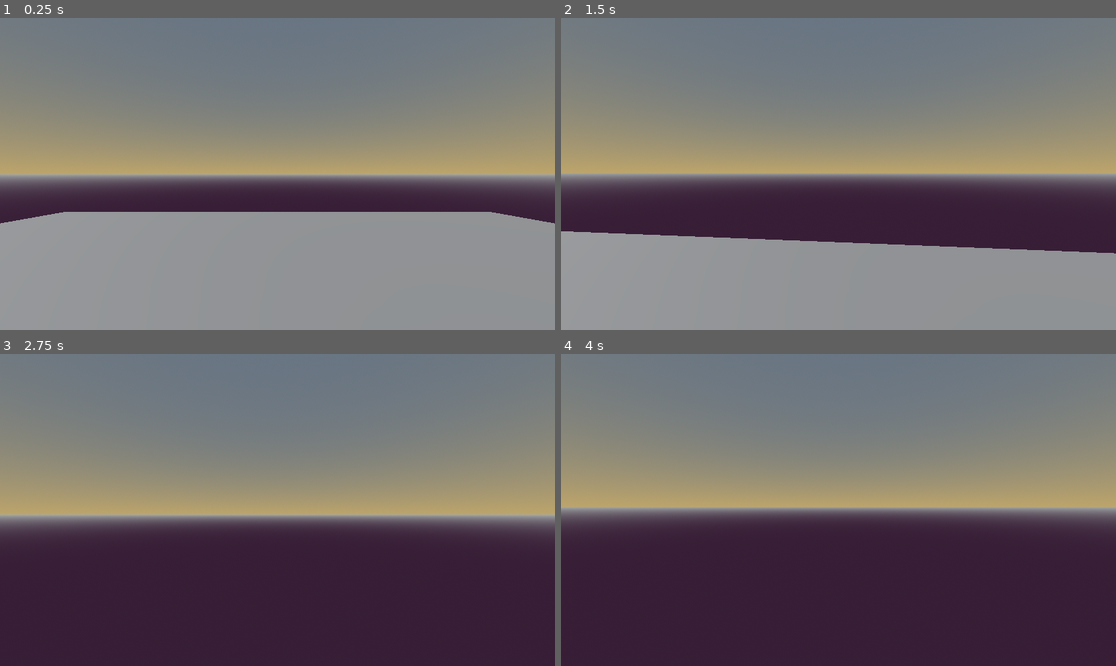
Above: before the commit, frames 1-4 (two rows, left to right).
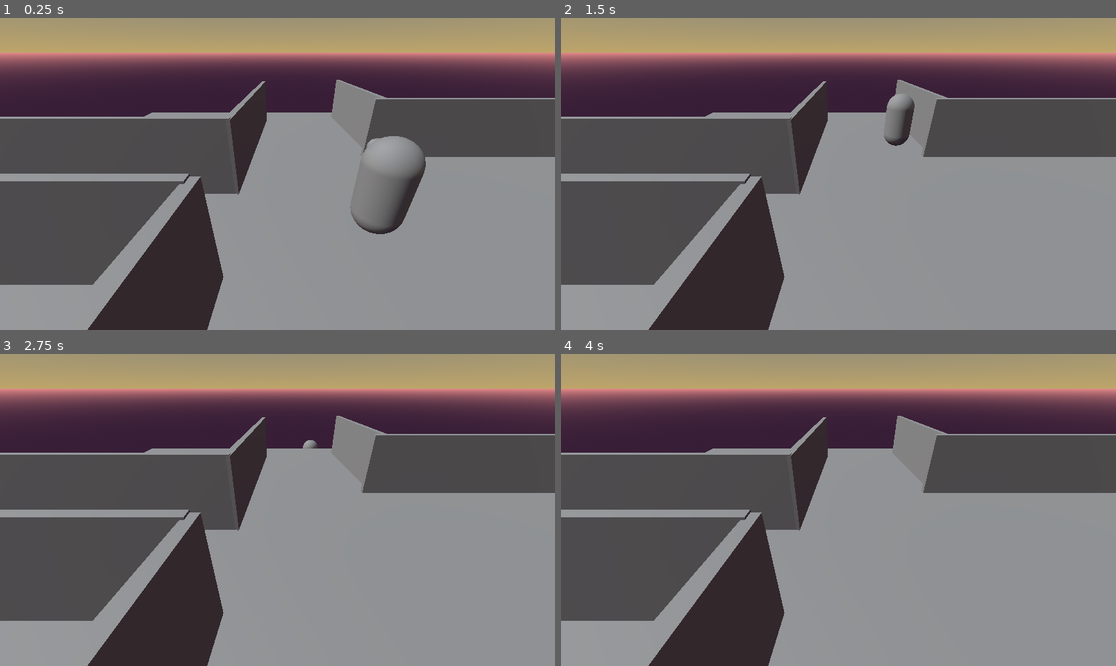
Above: after the commit, the same moments.

Repository: Benedict2133/Deathless-side-game
Game: Godot game, scene res://Scenes/main.tscn
Same seed, same stepped clock (60 frames per second), same inputs: the game is played once before the commit and once after it. Before the commit the project has no main scene; this scene is started directly in both runs.
Inputs (mouse positions are in pixels of both pictures, inside the frame that each line leads up to):
- Up to frame 1 (0.25 s): no input
- Up to frame 2 (1.5 s): tap Enter (ui_accept) at 0.5, 0.77 s; move the mouse to (866, 174) at 0.52 s; hold W (move_forward) from 0.53 s (still down); move the mouse to (810, 174) at 1.27 s
- Up to frame 3 (2.75 s): keep holding W (move_forward); tap Enter (ui_accept) at 1.52 s; move the mouse to (288, 503) at 2.02 s
- Up to frame 4 (4 s): keep holding W (move_forward); move the mouse to (832, 516) at 2.77 s; tap Enter (ui_accept) at 3.02, 3.5, 3.77 s; move the mouse to (877, 513) at 3.52 s

The runs differ from the first frame. In frame 1, 70% of the frame differs, in the area x 0-100%, y 0-100%; in frame 2, 76%; in frame 3, 91%; in frame 4, 91%.
Error after the commit: Invalid assignment of property or key 'current' with value of type 'bool' on a base object of type 'null instance'. (res://Player/player.gd:11)

Commit message:
updated level and camera

Diff:
--- /dev/null
+++ b/Scenes/Area.tscn
@@ -0,0 +1,106 @@
+[gd_scene load_steps=12 format=3 uid="uid://c4e6vdl8uy0lv"]
+
+[sub_resource type="PlaneMesh" id="PlaneMesh_ik5og"]
+
+[sub_resource type="ConcavePolygonShape3D" id="ConcavePolygonShape3D_nvnu3"]
+data = PackedVector3Array(1, 0, 1, -1, 0, 1, 1, 0, -1, -1, 0, 1, -1, 0, -1, 1, 0, -1)
+
+[sub_resource type="BoxMesh" id="BoxMesh_86k1h"]
+
+[sub_resource type="ConcavePolygonShape3D" id="ConcavePolygonShape3D_2l07f"]
+data = PackedVector3Array(-0.5, 0.5, 0.5, 0.5, 0.5, 0.5, -0.5, -0.5, 0.5, 0.5, 0.5, 0.5, 0.5, -0.5, 0.5, -0.5, -0.5, 0.5, 0.5, 0.5, -0.5, -0.5, 0.5, -0.5, 0.5, -0.5, -0.5, -0.5, 0.5, -0.5, -0.5, -0.5, -0.5, 0.5, -0.5, -0.5, 0.5, 0.5, 0.5, 0.5, 0.5, -0.5, 0.5, -0.5, 0.5, 0.5, 0.5, -0.5, 0.5, -0.5, -0.5, 0.5, -0.5, 0.5, -0.5, 0.5, -0.5, -0.5, 0.5, 0.5, -0.5, -0.5, -0.5, -0.5, 0.5, 0.5, -0.5, -0.5, 0.5, -0.5, -0.5, -0.5, 0.5, 0.5, 0.5, -0.5, 0.5, 0.5, 0.5, 0.5, -0.5, -0.5, 0.5, 0.5, -0.5, 0.5, -0.5, 0.5, 0.5, -0.5, -0.5, -0.5, 0.5, 0.5, -0.5, 0.5, -0.5, -0.5, -0.5, 0.5, -0.5, 0.5, 0.5, -0.5, -0.5, -0.5, -0.5, -0.5)
+
+[sub_resource type="ConcavePolygonShape3D" id="ConcavePolygonShape3D_ft1dx"]
+data = PackedVector3Array(-0.5, 0.5, 0.5, 0.5, 0.5, 0.5, -0.5, -0.5, 0.5, 0.5, 0.5, 0.5, 0.5, -0.5, 0.5, -0.5, -0.5, 0.5, 0.5, 0.5, -0.5, -0.5, 0.5, -0.5, 0.5, -0.5, -0.5, -0.5, 0.5, -0.5, -0.5, -0.5, -0.5, 0.5, -0.5, -0.5, 0.5, 0.5, 0.5, 0.5, 0.5, -0.5, 0.5, -0.5, 0.5, 0.5, 0.5, -0.5, 0.5, -0.5, -0.5, 0.5, -0.5, 0.5, -0.5, 0.5, -0.5, -0.5, 0.5, 0.5, -0.5, -0.5, -0.5, -0.5, 0.5, 0.5, -0.5, -0.5, 0.5, -0.5, -0.5, -0.5, 0.5, 0.5, 0.5, -0.5, 0.5, 0.5, 0.5, 0.5, -0.5, -0.5, 0.5, 0.5, -0.5, 0.5, -0.5, 0.5, 0.5, -0.5, -0.5, -0.5, 0.5, 0.5, -0.5, 0.5, -0.5, -0.5, -0.5, 0.5, -0.5, 0.5, 0.5, -0.5, -0.5, -0.5, -0.5, -0.5)
+
+[sub_resource type="ConcavePolygonShape3D" id="ConcavePolygonShape3D_aesbc"]
+data = PackedVector3Array(-0.5, 0.5, 0.5, 0.5, 0.5, 0.5, -0.5, -0.5, 0.5, 0.5, 0.5, 0.5, 0.5, -0.5, 0.5, -0.5, -0.5, 0.5, 0.5, 0.5, -0.5, -0.5, 0.5, -0.5, 0.5, -0.5, -0.5, -0.5, 0.5, -0.5, -0.5, -0.5, -0.5, 0.5, -0.5, -0.5, 0.5, 0.5, 0.5, 0.5, 0.5, -0.5, 0.5, -0.5, 0.5, 0.5, 0.5, -0.5, 0.5, -0.5, -0.5, 0.5, -0.5, 0.5, -0.5, 0.5, -0.5, -0.5, 0.5, 0.5, -0.5, -0.5, -0.5, -0.5, 0.5, 0.5, -0.5, -0.5, 0.5, -0.5, -0.5, -0.5, 0.5, 0.5, 0.5, -0.5, 0.5, 0.5, 0.5, 0.5, -0.5, -0.5, 0.5, 0.5, -0.5, 0.5, -0.5, 0.5, 0.5, -0.5, -0.5, -0.5, 0.5, 0.5, -0.5, 0.5, -0.5, -0.5, -0.5, 0.5, -0.5, 0.5, 0.5, -0.5, -0.5, -0.5, -0.5, -0.5)
+
+[sub_resource type="ConcavePolygonShape3D" id="ConcavePolygonShape3D_86k1h"]
+data = PackedVector3Array(-0.5, 0.5, 0.5, 0.5, 0.5, 0.5, -0.5, -0.5, 0.5, 0.5, 0.5, 0.5, 0.5, -0.5, 0.5, -0.5, -0.5, 0.5, 0.5, 0.5, -0.5, -0.5, 0.5, -0.5, 0.5, -0.5, -0.5, -0.5, 0.5, -0.5, -0.5, -0.5, -0.5, 0.5, -0.5, -0.5, 0.5, 0.5, 0.5, 0.5, 0.5, -0.5, 0.5, -0.5, 0.5, 0.5, 0.5, -0.5, 0.5, -0.5, -0.5, 0.5, -0.5, 0.5, -0.5, 0.5, -0.5, -0.5, 0.5, 0.5, -0.5, -0.5, -0.5, -0.5, 0.5, 0.5, -0.5, -0.5, 0.5, -0.5, -0.5, -0.5, 0.5, 0.5, 0.5, -0.5, 0.5, 0.5, 0.5, 0.5, -0.5, -0.5, 0.5, 0.5, -0.5, 0.5, -0.5, 0.5, 0.5, -0.5, -0.5, -0.5, 0.5, 0.5, -0.5, 0.5, -0.5, -0.5, -0.5, 0.5, -0.5, 0.5, 0.5, -0.5, -0.5, -0.5, -0.5, -0.5)
+
+[sub_resource type="ConcavePolygonShape3D" id="ConcavePolygonShape3D_38yvj"]
+data = PackedVector3Array(-0.5, 0.5, 0.5, 0.5, 0.5, 0.5, -0.5, -0.5, 0.5, 0.5, 0.5, 0.5, 0.5, -0.5, 0.5, -0.5, -0.5, 0.5, 0.5, 0.5, -0.5, -0.5, 0.5, -0.5, 0.5, -0.5, -0.5, -0.5, 0.5, -0.5, -0.5, -0.5, -0.5, 0.5, -0.5, -0.5, 0.5, 0.5, 0.5, 0.5, 0.5, -0.5, 0.5, -0.5, 0.5, 0.5, 0.5, -0.5, 0.5, -0.5, -0.5, 0.5, -0.5, 0.5, -0.5, 0.5, -0.5, -0.5, 0.5, 0.5, -0.5, -0.5, -0.5, -0.5, 0.5, 0.5, -0.5, -0.5, 0.5, -0.5, -0.5, -0.5, 0.5, 0.5, 0.5, -0.5, 0.5, 0.5, 0.5, 0.5, -0.5, -0.5, 0.5, 0.5, -0.5, 0.5, -0.5, 0.5, 0.5, -0.5, -0.5, -0.5, 0.5, 0.5, -0.5, 0.5, -0.5, -0.5, -0.5, 0.5, -0.5, 0.5, 0.5, -0.5, -0.5, -0.5, -0.5, -0.5)
+
+[sub_resource type="ConcavePolygonShape3D" id="ConcavePolygonShape3D_s1y8w"]
+data = PackedVector3Array(-0.5, 0.5, 0.5, 0.5, 0.5, 0.5, -0.5, -0.5, 0.5, 0.5, 0.5, 0.5, 0.5, -0.5, 0.5, -0.5, -0.5, 0.5, 0.5, 0.5, -0.5, -0.5, 0.5, -0.5, 0.5, -0.5, -0.5, -0.5, 0.5, -0.5, -0.5, -0.5, -0.5, 0.5, -0.5, -0.5, 0.5, 0.5, 0.5, 0.5, 0.5, -0.5, 0.5, -0.5, 0.5, 0.5, 0.5, -0.5, 0.5, -0.5, -0.5, 0.5, -0.5, 0.5, -0.5, 0.5, -0.5, -0.5, 0.5, 0.5, -0.5, -0.5, -0.5, -0.5, 0.5, 0.5, -0.5, -0.5, 0.5, -0.5, -0.5, -0.5, 0.5, 0.5, 0.5, -0.5, 0.5, 0.5, 0.5, 0.5, -0.5, -0.5, 0.5, 0.5, -0.5, 0.5, -0.5, 0.5, 0.5, -0.5, -0.5, -0.5, 0.5, 0.5, -0.5, 0.5, -0.5, -0.5, -0.5, 0.5, -0.5, 0.5, 0.5, -0.5, -0.5, -0.5, -0.5, -0.5)
+
+[sub_resource type="ConcavePolygonShape3D" id="ConcavePolygonShape3D_pdfy4"]
+data = PackedVector3Array(-0.5, 0.5, 0.5, 0.5, 0.5, 0.5, -0.5, -0.5, 0.5, 0.5, 0.5, 0.5, 0.5, -0.5, 0.5, -0.5, -0.5, 0.5, 0.5, 0.5, -0.5, -0.5, 0.5, -0.5, 0.5, -0.5, -0.5, -0.5, 0.5, -0.5, -0.5, -0.5, -0.5, 0.5, -0.5, -0.5, 0.5, 0.5, 0.5, 0.5, 0.5, -0.5, 0.5, -0.5, 0.5, 0.5, 0.5, -0.5, 0.5, -0.5, -0.5, 0.5, -0.5, 0.5, -0.5, 0.5, -0.5, -0.5, 0.5, 0.5, -0.5, -0.5, -0.5, -0.5, 0.5, 0.5, -0.5, -0.5, 0.5, -0.5, -0.5, -0.5, 0.5, 0.5, 0.5, -0.5, 0.5, 0.5, 0.5, 0.5, -0.5, -0.5, 0.5, 0.5, -0.5, 0.5, -0.5, 0.5, 0.5, -0.5, -0.5, -0.5, 0.5, 0.5, -0.5, 0.5, -0.5, -0.5, -0.5, 0.5, -0.5, 0.5, 0.5, -0.5, -0.5, -0.5, -0.5, -0.5)
+
+[sub_resource type="ConcavePolygonShape3D" id="ConcavePolygonShape3D_m1qa1"]
+data = PackedVector3Array(-0.5, 0.5, 0.5, 0.5, 0.5, 0.5, -0.5, -0.5, 0.5, 0.5, 0.5, 0.5, 0.5, -0.5, 0.5, -0.5, -0.5, 0.5, 0.5, 0.5, -0.5, -0.5, 0.5, -0.5, 0.5, -0.5, -0.5, -0.5, 0.5, -0.5, -0.5, -0.5, -0.5, 0.5, -0.5, -0.5, 0.5, 0.5, 0.5, 0.5, 0.5, -0.5, 0.5, -0.5, 0.5, 0.5, 0.5, -0.5, 0.5, -0.5, -0.5, 0.5, -0.5, 0.5, -0.5, 0.5, -0.5, -0.5, 0.5, 0.5, -0.5, -0.5, -0.5, -0.5, 0.5, 0.5, -0.5, -0.5, 0.5, -0.5, -0.5, -0.5, 0.5, 0.5, 0.5, -0.5, 0.5, 0.5, 0.5, 0.5, -0.5, -0.5, 0.5, 0.5, -0.5, 0.5, -0.5, 0.5, 0.5, -0.5, -0.5, -0.5, 0.5, 0.5, -0.5, 0.5, -0.5, -0.5, -0.5, 0.5, -0.5, 0.5, 0.5, -0.5, -0.5, -0.5, -0.5, -0.5)
+
+[node name="Area" type="StaticBody3D"]
+
+[node name="MeshInstance3D" type="MeshInstance3D" parent="."]
+transform = Transform3D(10, 0, 0, 0, 10, 0, 0, 0, 10, 0, 0, 0)
+mesh = SubResource("PlaneMesh_ik5og")
+
+[node name="CollisionShape3D" type="CollisionShape3D" parent="."]
+transform = Transform3D(5, 0, 0, 0, 5, 0, 0, 0, 5, 0, 0, 0)
+shape = SubResource("ConcavePolygonShape3D_nvnu3")
+
+[node name="Walls" type="MeshInstance3D" parent="."]
+transform = Transform3D(6.88277, 0, 0, 0, 2, 0, 0, 0, 0.177734, -6.49741, 1.05361, -1.32152)
+mesh = SubResource("BoxMesh_86k1h")
+
+[node name="CollisionShape3D2" type="CollisionShape3D" parent="."]
+transform = Transform3D(6.88277, 0, 0, 0, 2, 0, 0, 0, 0.177734, -6.49741, 1.05361, -1.32152)
+shape = SubResource("ConcavePolygonShape3D_2l07f")
+
+[node name="Walls2" type="MeshInstance3D" parent="."]
+transform = Transform3D(6.88277, 0, 0, 0, 2, 0, 0, 0, 0.177734, -6.49741, 1.05361, 1.16848)
+mesh = SubResource("BoxMesh_86k1h")
+
+[node name="CollisionShape3D3" type="CollisionShape3D" parent="."]
+transform = Transform3D(6.88277, 0, 0, 0, 2, 0, 0, 0, 0.177734, -6.49741, 1.05361, 1.16848)
+shape = SubResource("ConcavePolygonShape3D_ft1dx")
+
+[node name="Walls3" type="MeshInstance3D" parent="."]
+transform = Transform3D(0.432293, 0, 0.177383, 0, 2, 0, -6.86918, 0, 0.0111631, -3.22571, 1.02216, 4.53175)
+mesh = SubResource("BoxMesh_86k1h")
+
+[node name="CollisionShape3D4" type="CollisionShape3D" parent="."]
+transform = Transform3D(0.432293, 0, 0.177383, 0, 2, 0, -6.86918, 0, 0.0111631, -3.23492, 1.03521, 4.56453)
+shape = SubResource("ConcavePolygonShape3D_aesbc")
+
+[node name="Walls4" type="MeshInstance3D" parent="."]
+transform = Transform3D(0.432293, 0, 0.177383, 0, 2, 0, -6.86918, 0, 0.0111631, -2.90929, 1.03521, -4.66671)
+mesh = SubResource("BoxMesh_86k1h")
+
+[node name="CollisionShape3D9" type="CollisionShape3D" parent="."]
+transform = Transform3D(0.432293, 0, 0.177383, 0, 2, 0, -6.86918, 0, 0.0111631, -2.90929, 1.03521, -4.66671)
+shape = SubResource("ConcavePolygonShape3D_86k1h")
+
+[node name="Walls5" type="MeshInstance3D" parent="."]
+transform = Transform3D(8.65495, 0, 0, 0, 2, 0, 0, 0, 0.177734, 5.37719, 1.05361, 4.15982)
+mesh = SubResource("BoxMesh_86k1h")
+
+[node name="CollisionShape3D8" type="CollisionShape3D" parent="."]
+transform = Transform3D(8.65495, 0, 0, 0, 2, 0, 0, 0, 0.177734, 5.37719, 1.05361, 4.15982)
+shape = SubResource("ConcavePolygonShape3D_38yvj")
+
+[node name="Walls6" type="MeshInstance3D" parent="."]
+transform = Transform3D(8.65495, 0, 0, 0, 2, 0, 0, 0, 0.177734, 5.37719, 1.05361, -3.52073)
+mesh = SubResource("BoxMesh_86k1h")
+
+[node name="CollisionShape3D7" type="CollisionShape3D" parent="."]
+transform = Transform3D(8.65495, 0, 0, 0, 2, 0, 0, 0, 0.177734, 5.37719, 1.05361, -3.52073)
+shape = SubResource("ConcavePolygonShape3D_s1y8w")
+
+[node name="Walls7" type="MeshInstance3D" parent="."]
+transform = Transform3D(-0.239242, 0, 0.175879, 0, 2, 0, -5.3012, 0, -0.00793738, 1.37286, 1.02216, 6.88157)
+mesh = SubResource("BoxMesh_86k1h")
+
+[node name="CollisionShape3D6" type="CollisionShape3D" parent="."]
+transform = Transform3D(-0.239242, 0, 0.175879, 0, 2, 0, -5.3012, 0, -0.00793738, 1.37286, 1.02216, 6.88157)
+shape = SubResource("ConcavePolygonShape3D_pdfy4")
+
+[node name="Walls8" type="MeshInstance3D" parent="."]
+transform = Transform3D(-0.239242, 0, 0.175879, 0, 2, 0, -5.3012, 0, -0.00793738, 1.37286, 1.02216, -6.18159)
+mesh = SubResource("BoxMesh_86k1h")
+
+[node name="CollisionShape3D5" type="CollisionShape3D" parent="."]
+transform = Transform3D(-0.239242, 0, 0.175879, 0, 2, 0, -5.3012, 0, -0.00793738, 1.37286, 1.02216, -6.18159)
+shape = SubResource("ConcavePolygonShape3D_m1qa1")
--- a/Scenes/Player.tscn
+++ b/Scenes/Player.tscn
@@ -17,9 +17,6 @@
 [node name="CollisionShape3D" type="CollisionShape3D" parent="."]
 shape = SubResource("CapsuleShape3D_rpqav")
 
-[node name="Camera3D" type="Camera3D" parent="."]
-transform = Transform3D(1, 0, 0, 0, 1, 0, 0, 0, 1, 0, 0.690154, -0.382726)
-
 [node name="Eyes" type="MeshInstance3D" parent="."]
 transform = Transform3D(-1.468e-08, -0.283936, 0, 0.335838, -1.24113e-08, 0, 0, 0, 0.279642, 0, 0.642559, -0.443104)
 mesh = SubResource("CapsuleMesh_rpqav")
--- a/Scenes/floor.tscn
+++ /dev/null
@@ -1,16 +0,0 @@
-[gd_scene load_steps=3 format=3 uid="uid://c4e6vdl8uy0lv"]
-
-[sub_resource type="PlaneMesh" id="PlaneMesh_ik5og"]
-
-[sub_resource type="ConcavePolygonShape3D" id="ConcavePolygonShape3D_nvnu3"]
-data = PackedVector3Array(1, 0, 1, -1, 0, 1, 1, 0, -1, -1, 0, 1, -1, 0, -1, 1, 0, -1)
-
-[node name="Floor" type="StaticBody3D"]
-
-[node name="MeshInstance3D" type="MeshInstance3D" parent="."]
-transform = Transform3D(10, 0, 0, 0, 10, 0, 0, 0, 10, 0, 0, 0)
-mesh = SubResource("PlaneMesh_ik5og")
-
-[node name="CollisionShape3D" type="CollisionShape3D" parent="."]
-transform = Transform3D(5, 0, 0, 0, 5, 0, 0, 0, 5, 0, 0, 0)
-shape = SubResource("ConcavePolygonShape3D_nvnu3")
--- a/Scenes/main.tscn
+++ b/Scenes/main.tscn
@@ -1,13 +1,13 @@
 [gd_scene load_steps=6 format=3 uid="uid://tlxycds4hmye"]
 
 [ext_resource type="PackedScene" uid="uid://bma3tj1p4l4sy" path="res://Scenes/Player.tscn" id="1_bo1nx"]
-[ext_resource type="PackedScene" uid="uid://c4e6vdl8uy0lv" path="res://Scenes/floor.tscn" id="2_8gbba"]
+[ext_resource type="PackedScene" uid="uid://c4e6vdl8uy0lv" path="res://Scenes/Area.tscn" id="2_8gbba"]
 
 [sub_resource type="ProceduralSkyMaterial" id="ProceduralSkyMaterial_jjvhh"]
 sky_top_color = Color(0.402617, 0.454328, 0.514947, 1)
 sky_horizon_color = Color(0.742445, 0.64436, 0.41429, 1)
 ground_bottom_color = Color(0.219608, 0.12549, 0.215686, 1)
-ground_horizon_color = Color(0.647059, 0.67451, 0.670588, 1)
+ground_horizon_color = Color(0.91666, 0.549486, 0.544976, 1)
 
 [sub_resource type="Sky" id="Sky_kry3j"]
 sky_material = SubResource("ProceduralSkyMaterial_jjvhh")
@@ -23,7 +23,7 @@
 
 [node name="Level" type="Node3D" parent="."]
 
-[node name="Floor" parent="Level" instance=ExtResource("2_8gbba")]
+[node name="Area" parent="Level" instance=ExtResource("2_8gbba")]
 
 [node name="Environment" type="Node3D" parent="."]
 
@@ -32,3 +32,6 @@
 
 [node name="DirectionalLight3D" type="DirectionalLight3D" parent="Environment"]
 transform = Transform3D(0.066792, 0.792684, -0.605963, -0.0868471, 0.609633, 0.787912, 0.99398, -1.26402e-10, 0.109561, -8.47976, 11.0401, 0)
+
+[node name="Camera3D" type="Camera3D" parent="."]
+transform = Transform3D(1, 0, 0, 0, 0.858208, 0.513302, 0, -0.513302, 0.858208, -2.0028, 3.29431, 3.16831)
--- a/project.godot
+++ b/project.godot
@@ -11,6 +11,7 @@
 [application]
 
 config/name="Deathless side game"
+run/main_scene="uid://tlxycds4hmye"
 config/features=PackedStringArray("4.4", "Forward Plus")
 config/icon="res://icon.svg"
 
